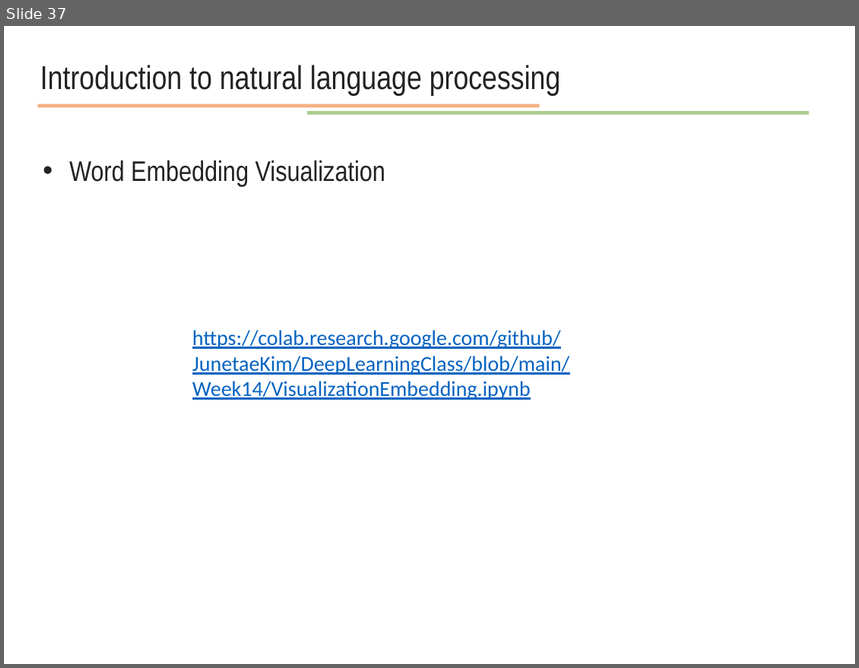
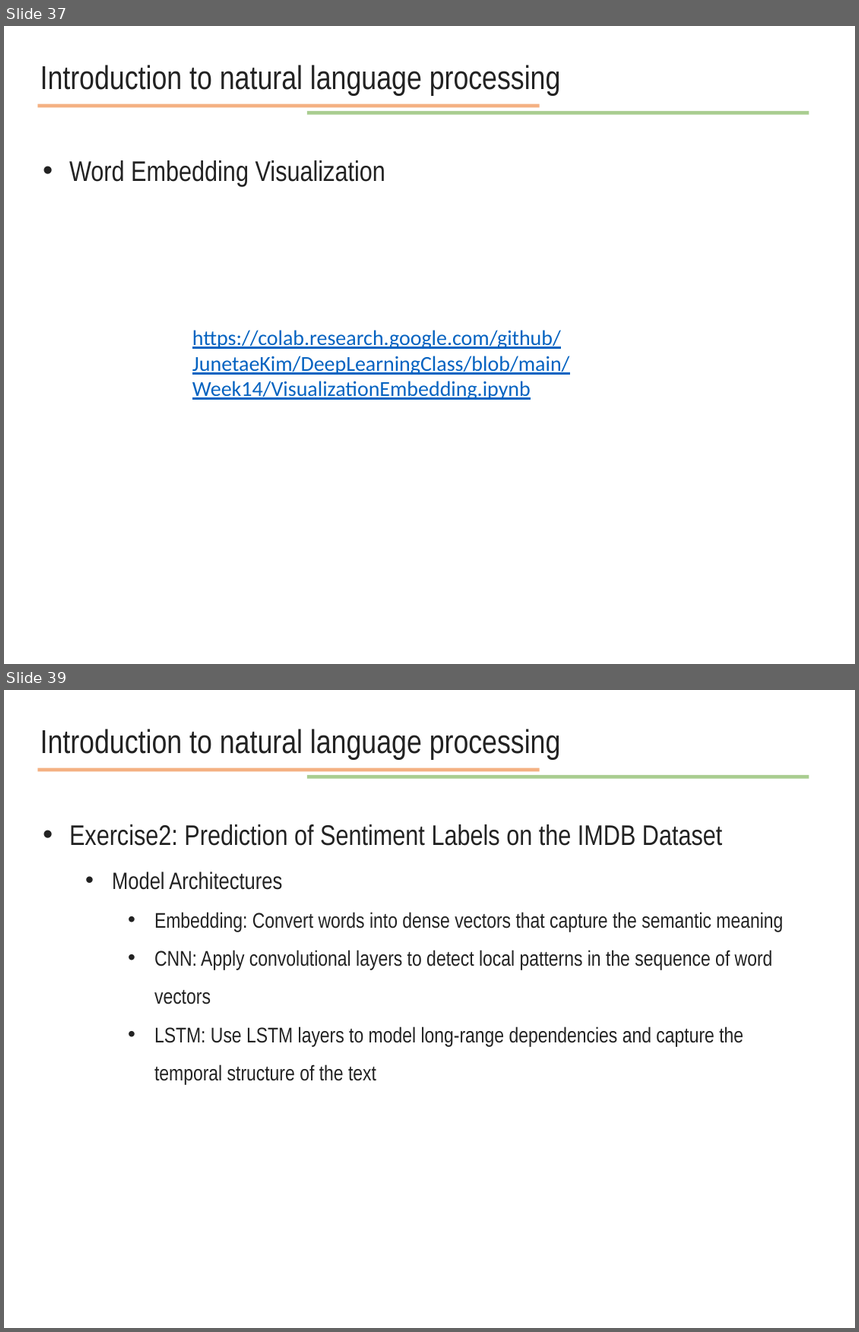
Before and after one commit to JunetaeKim/DeepLearningClass, a slide deck: Week14/week14 natural language processing.pptx. Shown one above the other, each under a label of ours: slide 37 before the commit, slides 37 and 39 after it; the slides between them are not shown. The pictures are 859x668 and 859x1332 pixels, drawn with LibreOffice and Linux fonts; fonts in the diff are those of the drawing. Boxes give left, top, right and bottom in pixels: in the first picture for what was removed or moved away, otherwise in the second. Text is boxed around its words. In the diff, an @@ line names an element or a change of style, - is before the commit and + after.

```diff
--- a/Week14/week14 natural language processing.pptx
+++ b/Week14/week14 natural language processing.pptx
@@ slide 39 added at box(4, 690, 855, 1328), background #FFFFFF @@
@@ text added at box(40, 729, 561, 760), 28 pt, text #222222 @@
+Introduction to natural language processing
@@ line added from (38, 770) to (539, 770), #ED7D31 3 pt @@
@@ line added from (307, 777) to (810, 777), #70AD47 3 pt @@
@@ text added at box(69, 825, 783, 1085), 18 pt, text #222222 @@
+• Exercise2: Prediction of Sentiment Labels on the IMDB Dataset
+  • Model Architectures
+    • Embedding: Convert words into dense vectors that capture the semantic meaning
+    • CNN: Apply convolutional layers to detect local patterns in the sequence of word vectors
+    • LSTM: Use LSTM layers to model long-range dependencies and capture the temporal structure of the text
```
Also in this commit, not shown: 7 other slides added, 1 other file.
